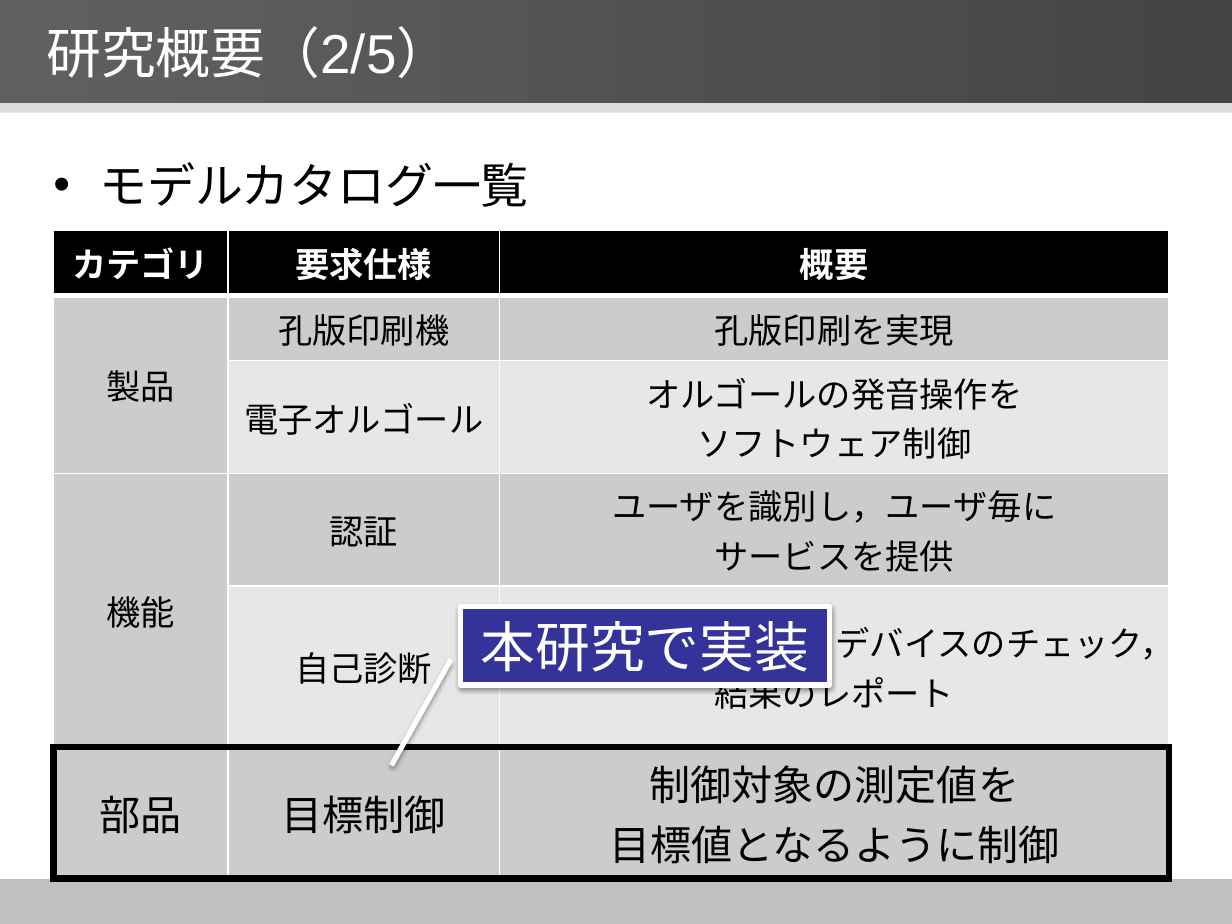
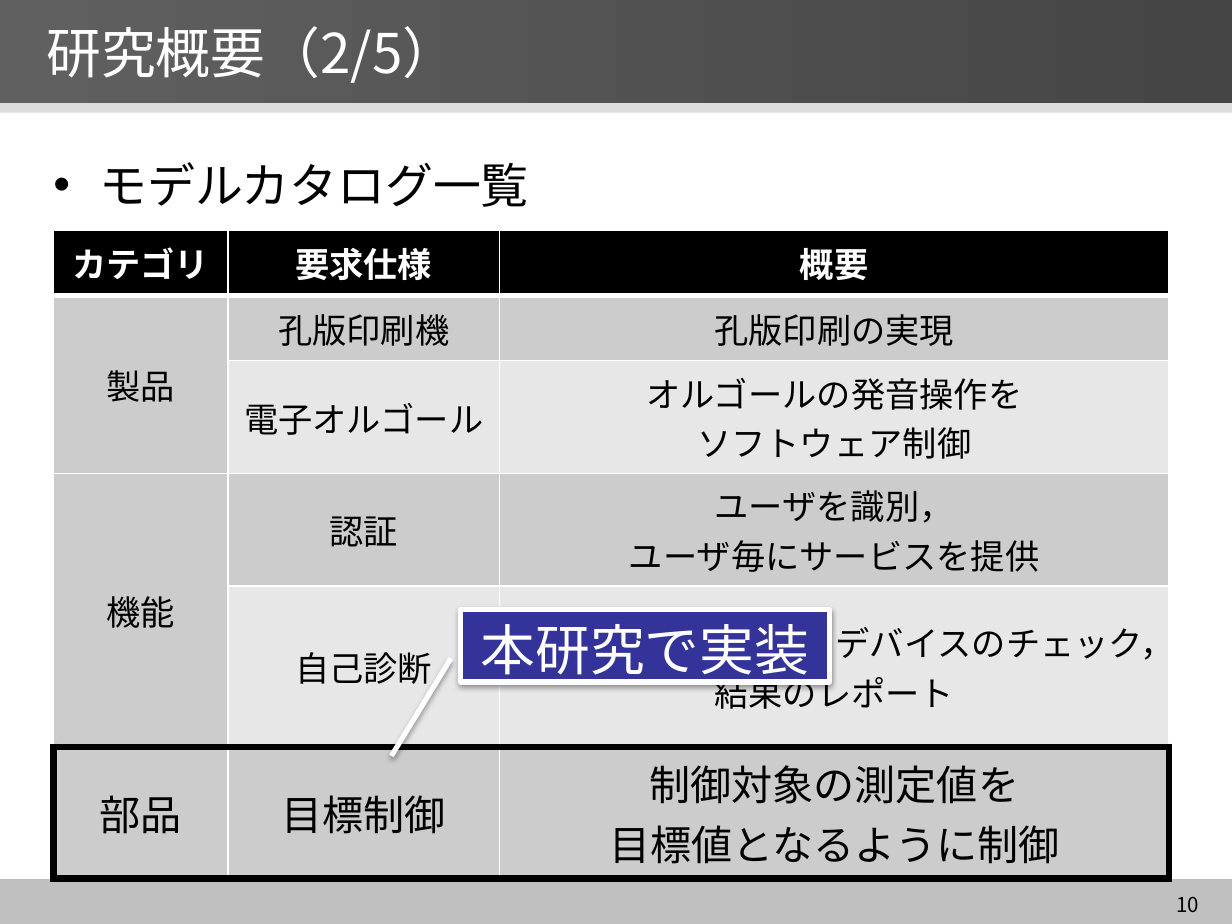
Before and after one commit to YutaNiimura/leJOS-OSEK, a slide deck: slide 10 of 中間発表関連/5I25新村祐太 中間発表スライドver2.0.pptx. Drawn at 1232x924 pixels with LibreOffice and Linux fonts; fonts in the diff are those of the drawing. Boxes give left, top, right and bottom in pixels: in the first picture for what was removed or moved away, otherwise in the second. Text is boxed around its words. In the diff, an @@ line names an element or a change of style, - is before the commit and + after.

```diff
--- a/中間発表関連/5I25新村祐太 中間発表スライドver2.0.pptx
+++ b/中間発表関連/5I25新村祐太 中間発表スライドver2.0.pptx
@@ table at [53,230,1168,868] @@
-row 2, column 3: 孔版印刷を実現
+row 2, column 3: 孔版印刷の実現
-row 4, column 3: ユーザを識別し，ユーザ毎に / サービスを提供
+row 4, column 3: ユーザを識別， ユーザ毎にサービスを提供
@@ font Arial to Noto Sans CJK JP in "カテゴリ", "要求仕様", "概要", "製品" and 13 more places @@
@@ font Arial to Noto Sans CJK JP in 3 elements at [46,26,457,83], [100,162,529,207], [461,610,829,683] @@
@@ border callout "本研究で実装": place and size @@
-border callout "本研究で実装" at [461,606,829,685]
+border callout "本研究で実装" at [461,610,829,683]
@@ page number added at [1176,896,1199,912], 12 pt, text #000000 @@
+10
```
Also in this commit, not shown: 19 other slides changed.
